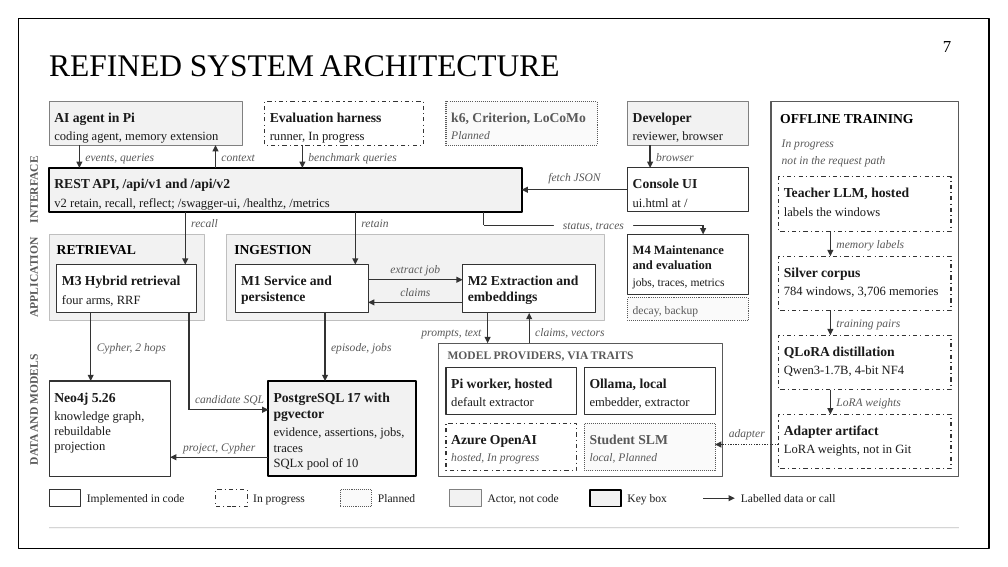
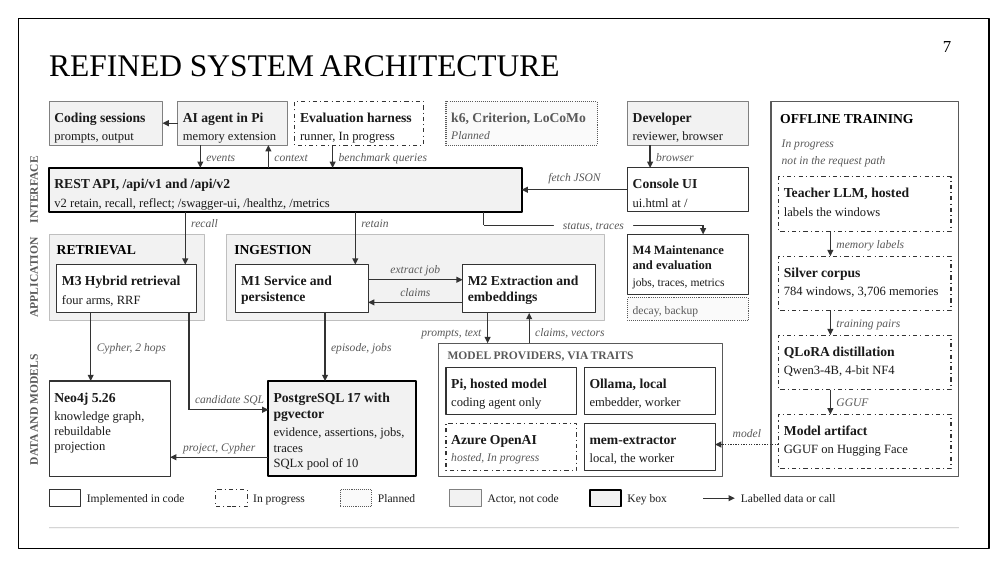
Before and after one commit to aryaniyaps/sdp-2026, a slide deck: slide 7 of P1_R2_13.pptx. Drawn at 1008x567 pixels with LibreOffice and Linux fonts; fonts in the diff are those of the drawing. Boxes give left, top, right and bottom in pixels: in the first picture for what was removed or moved away, otherwise in the second. Text is boxed around its words. In the diff, an @@ line names an element or a change of style, - is before the commit and + after.

Commit message:
Update Second Review deck with worker architecture and benchmark template
Adds the worker architecture slide and a Coding sessions input to the system architecture, updates the fine-tuning slides for the Qwen3-4B worker, and adds a benchmark results table with the pilot status. Benchmark results are not filled in yet.

```diff
--- a/P1_R2_13.pptx
+++ b/P1_R2_13.pptx
@@ rectangle added at [49, 101, 163, 145], fill #F2F2F2, outline #808080 0.75 pt, 13 pt, text #1A1A1A, bold @@
+Coding sessions
+prompts, output
@@ rectangle "AI agent in Pi": place and size @@
-rectangle "AI agent in Pi" at [49, 101, 242, 145]
+rectangle "AI agent in Pi" at [178, 101, 287, 145]
@@ rectangle "Evaluation harness": place and size @@
-rectangle "Evaluation harness" at [265, 101, 423, 145]
+rectangle "Evaluation harness" at [295, 101, 423, 145]
@@ arrow added from (178, 123) to (163, 123), #333333 1.25 pt @@
@@ text in rectangle at [183, 131, 276, 143]: text changed @@
-coding agent, memory extension
+memory extension
@@ arrow moved from (79, 145) - (79, 168) to (200, 145) - (200, 168) @@
@@ arrow moved from (216, 168) - (216, 145) to (268, 168) - (268, 145) @@
@@ text "context": place and size @@
-text "context" at [221, 155, 254, 161]
+text "context" at [274, 155, 307, 161]
@@ arrow moved from (302, 145) - (302, 168) to (333, 145) - (333, 168) @@
@@ text "benchmark queries": place and size @@
-text "benchmark queries" at [308, 153, 397, 164]
+text "benchmark queries" at [339, 153, 427, 164]
@@ text at [206, 155, 235, 161]: text changed @@
-events, queries
+events
@@ text in rectangle at [451, 378, 547, 409]: text changed @@
-Pi worker, hosted
-default extractor
+Pi, hosted model
+coding agent only
@@ text in rectangle at [784, 365, 894, 376]: text changed @@
-Qwen3-1.7B, 4-bit NF4
+Qwen3-4B, 4-bit NF4
@@ text in rectangle at [590, 397, 681, 408]: text changed @@
-embedder, extractor
+embedder, worker
@@ text at [836, 398, 868, 406]: text changed @@
-LoRA weights
+GGUF
@@ rectangle "mem-extractor" at [585, 423, 715, 470]: fill #FAFAFA to #FFFFFF; outline #595959 1 pt dashed to #333333 1 pt @@
@@ text in rectangle at [590, 436, 677, 464]: text changed; size 11 to 12 pt; text colour #595959 to #1A1A1A; italic off @@
-Student SLM
-local, Planned
+mem-extractor
+local, the worker
@@ text at [733, 429, 761, 437]: text changed @@
-adapter
+model
@@ text in rectangle at [784, 425, 908, 456]: text changed @@
-Adapter artifact
-LoRA weights, not in Git
+Model artifact
+GGUF on Hugging Face
```
Also in this commit, not shown: 9 other slides changed, 2 slides added.
